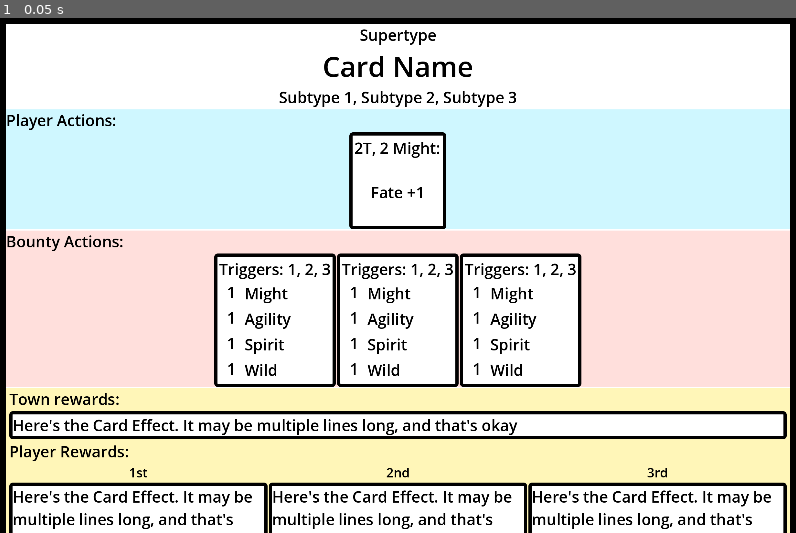
Above: before the commit, frame 1.
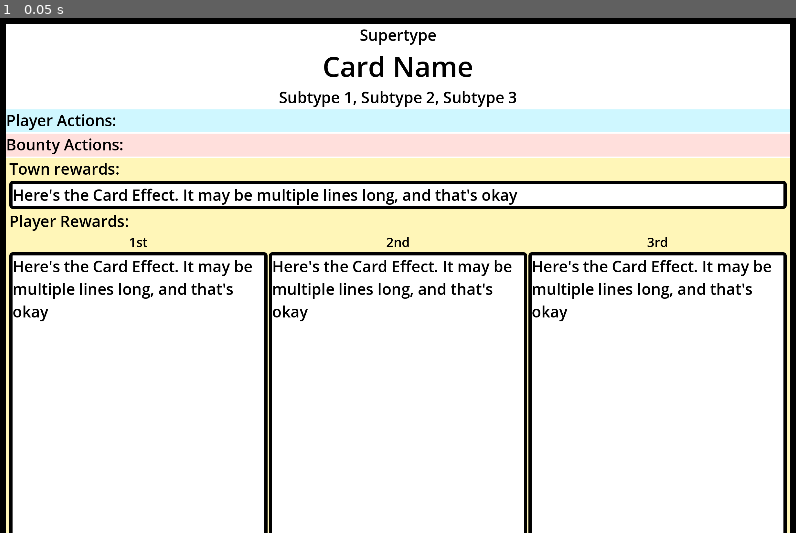
Above: after the commit, the same moment.

Repository: SamBumgardner/card-generator
Game: Godot game, scene res://card/template/bounty/card_bounty.tscn
The game is run twice, just before and just after one commit, with the same random seed, the same clock (stepped at 60 frames per second) and the same inputs. This scene is started directly instead of the project's main scene.
Inputs:
- Up to frame 1 (0.05 s): no input

The runs differ from the first frame. In frame 1, 56% of the frame differs, in the area x 0-100%, y 22-100%.

Commit message:
hack together solution for dynamic cards-per-age

Diff:
--- a/game/card/template/bounty/card_bounty.gd
+++ b/game/card/template/bounty/card_bounty.gd
@@ -1,10 +1,8 @@
-class_name CardBounty extends MarginContainer
+class_name CardBounty extends Card
 
-@export var card_spec: CardSpecification
-
-@onready var name_label: Label = $%Name
-@onready var supertype_label: Label = $%Supertype
-@onready var typeline_label: Label = $%Typeline
+func _init():
+    cards_per_row = 1
+    cards_per_page = 2
 
 func _ready() -> void:
     if card_spec != null:
@@ -44,7 +42,7 @@
         for stat_requirement in stat_requirement_strings:
             for i in stat_names.size():
                 if stat_requirement.contains(stat_names[i]):
-                    stat_requirement[i] = int(stat_requirement)
+                    stat_requirement_values[i] = int(stat_requirement)
 
         var bounty_action_scene = (load("res://card/template/bounty/bounty_action.tscn") as PackedScene).instantiate()
         $%BountyActions.add_child(bounty_action_scene)
--- a/game/card/template/bounty/card_bounty.tscn
+++ b/game/card/template/bounty/card_bounty.tscn
@@ -1,10 +1,8 @@
-[gd_scene load_steps=9 format=3 uid="uid://dypmjcm1oecd5"]
+[gd_scene load_steps=7 format=3 uid="uid://dypmjcm1oecd5"]
 
 [ext_resource type="Theme" uid="uid://cmqrgxfe1sicp" path="res://new_theme.tres" id="1_ber2o"]
 [ext_resource type="Script" uid="uid://chvjkc2j0atax" path="res://card/template/bounty/card_bounty.gd" id="2_08317"]
-[ext_resource type="PackedScene" uid="uid://b1l5fw2kk6bqr" path="res://card/template/bounty/player_action.tscn" id="3_08317"]
 [ext_resource type="StyleBox" uid="uid://dnd0jv2olbxdn" path="res://basic_text_box.tres" id="3_xqp3n"]
-[ext_resource type="PackedScene" uid="uid://b1ixwx8rss4e6" path="res://card/template/bounty/bounty_action.tscn" id="4_08317"]
 
 [sub_resource type="StyleBoxFlat" id="StyleBoxFlat_08317"]
 bg_color = Color(0.812974, 0.966912, 1, 1)
@@ -98,9 +96,6 @@
 layout_mode = 2
 size_flags_horizontal = 4
 
-[node name="PlayerAction" parent="Border/ColorRect/VBoxContainer/Body/PlayerActionsContainer/VBoxContainer/PlayerActions" instance=ExtResource("3_08317")]
-layout_mode = 2
-
 [node name="BountyActionsContainer" type="PanelContainer" parent="Border/ColorRect/VBoxContainer/Body"]
 layout_mode = 2
 size_flags_vertical = 0
@@ -118,15 +113,6 @@
 unique_name_in_owner = true
 layout_mode = 2
 size_flags_horizontal = 4
-
-[node name="BountyAction" parent="Border/ColorRect/VBoxContainer/Body/BountyActionsContainer/VBoxContainer/BountyActions" instance=ExtResource("4_08317")]
-layout_mode = 2
-
-[node name="BountyAction2" parent="Border/ColorRect/VBoxContainer/Body/BountyActionsContainer/VBoxContainer/BountyActions" instance=ExtResource("4_08317")]
-layout_mode = 2
-
-[node name="BountyAction3" parent="Border/ColorRect/VBoxContainer/Body/BountyActionsContainer/VBoxContainer/BountyActions" instance=ExtResource("4_08317")]
-layout_mode = 2
 
 [node name="RewardsContainer" type="PanelContainer" parent="Border/ColorRect/VBoxContainer/Body"]
 layout_mode = 2
--- a/game/card/template/card.gd
+++ b/game/card/template/card.gd
@@ -5,9 +5,13 @@
 @onready var name_label: Label = $%Name
 @onready var supertype_label: Label = $%Supertype
 @onready var typeline_label: Label = $%Typeline
-@onready var effect_label: Label = $%Effect
+var effect_label: Label
+
+var cards_per_row = 3
+var cards_per_page = 9
 
 func _ready() -> void:
+    effect_label = $%Effect
     if card_spec != null:
         name_label.text = card_spec.fields['name']
         supertype_label.text = card_spec.supertype
--- a/game/card_generator.gd
+++ b/game/card_generator.gd
@@ -14,6 +14,16 @@
 var waiting: bool = false
 
 func _ready():
+    decide_cards_per_page(sets_to_print[current_set_i])
+
+func decide_cards_per_page(active_printing_set: CardPrintingSet) -> void:
+    if active_printing_set.printing_specs.is_empty():
+        return
+
+    var card_scene = FormatSelector.card_templates[active_printing_set.printing_specs[0].card_spec.supertype]
+    var representative_card = (card_scene.instantiate() as Card)
+    cards_per_page = representative_card.cards_per_page
+    cards_per_row = representative_card.cards_per_row
     $GridContainer.columns = cards_per_row
 
 func get_next_page_of_card_specs() -> Array:
@@ -61,6 +71,7 @@
         _instantiate_cards(next_page)
     elif current_set_i < sets_to_print.size() - 1:
         current_set_i += 1
+        decide_cards_per_page(sets_to_print[current_set_i])
         current_print_spec_i = 0
         print_page_number = 0
         current_card_printed_count = 0
--- a/game/card_generator.tscn
+++ b/game/card_generator.tscn
@@ -1,8 +1,9 @@
-[gd_scene load_steps=9 format=3 uid="uid://k3vek4d1ci4t"]
+[gd_scene load_steps=10 format=3 uid="uid://k3vek4d1ci4t"]
 
 [ext_resource type="Script" uid="uid://ojeprkjhocyt" path="res://card_generator.gd" id="1_uduw0"]
 [ext_resource type="Script" uid="uid://4xetil733gdj" path="res://addons/card_specification_importer/importer/resources/card_printing_set.gd" id="2_7thvl"]
 [ext_resource type="Resource" uid="uid://bsmc2k6ivtmsp" path="res://data/cards/v2/Town & Dungeon Card Spec v2 - Gear.tsv" id="3_bwpfb"]
+[ext_resource type="Resource" uid="uid://dnae28pgganum" path="res://data/cards/v2/Town & Dungeon Card Spec v2 - Bounty.tsv" id="3_dri2y"]
 [ext_resource type="Resource" uid="uid://b7bj0e58gjbo8" path="res://data/cards/v2/Town & Dungeon Card Spec v2 - Action.tsv" id="4_3rwlo"]
 [ext_resource type="Resource" uid="uid://cs45vv0ifwxu" path="res://data/cards/v2/Town & Dungeon Card Spec v2 - Building.tsv" id="5_6i8ov"]
 [ext_resource type="Resource" uid="uid://r4eno0oaed6j" path="res://data/cards/v2/Town & Dungeon Card Spec v2 - Adventurer.tsv" id="6_lqhqu"]
@@ -17,7 +18,7 @@
 grow_horizontal = 2
 grow_vertical = 2
 script = ExtResource("1_uduw0")
-sets_to_print = Array[ExtResource("2_7thvl")]([ExtResource("3_bwpfb"), ExtResource("4_3rwlo"), ExtResource("5_6i8ov"), ExtResource("6_lqhqu"), ExtResource("7_lk0e7"), ExtResource("8_lk0e7")])
+sets_to_print = Array[ExtResource("2_7thvl")]([ExtResource("3_dri2y"), ExtResource("3_bwpfb"), ExtResource("4_3rwlo"), ExtResource("5_6i8ov"), ExtResource("6_lqhqu"), ExtResource("7_lk0e7"), ExtResource("8_lk0e7")])
 
 [node name="GridContainer" type="GridContainer" parent="."]
 layout_mode = 0
--- a/game/format_selector.gd
+++ b/game/format_selector.gd
@@ -11,5 +11,6 @@
     'Treasure': preload("res://card/template/dungeon/treasure/card_treasure.tscn"),
     'Boss Action': preload("res://card/template/dungeon/boss/card_boss_action.tscn"),
     'Midboss': preload("res://card/template/dungeon/midboss/card_dungeon_midboss.tscn"),
+    'Bounty': preload("res://card/template/bounty/card_bounty.tscn"),
     '': preload("res://card/template/blank.tscn")
 }
